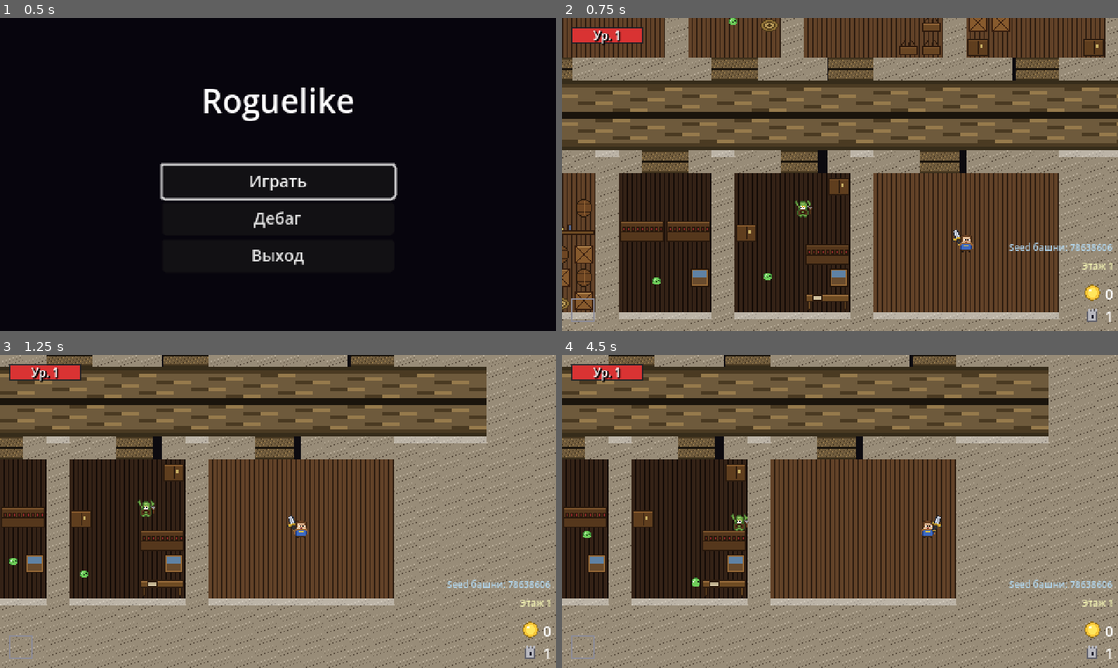
Above: before the commit, frames 1-4 (two rows, left to right).
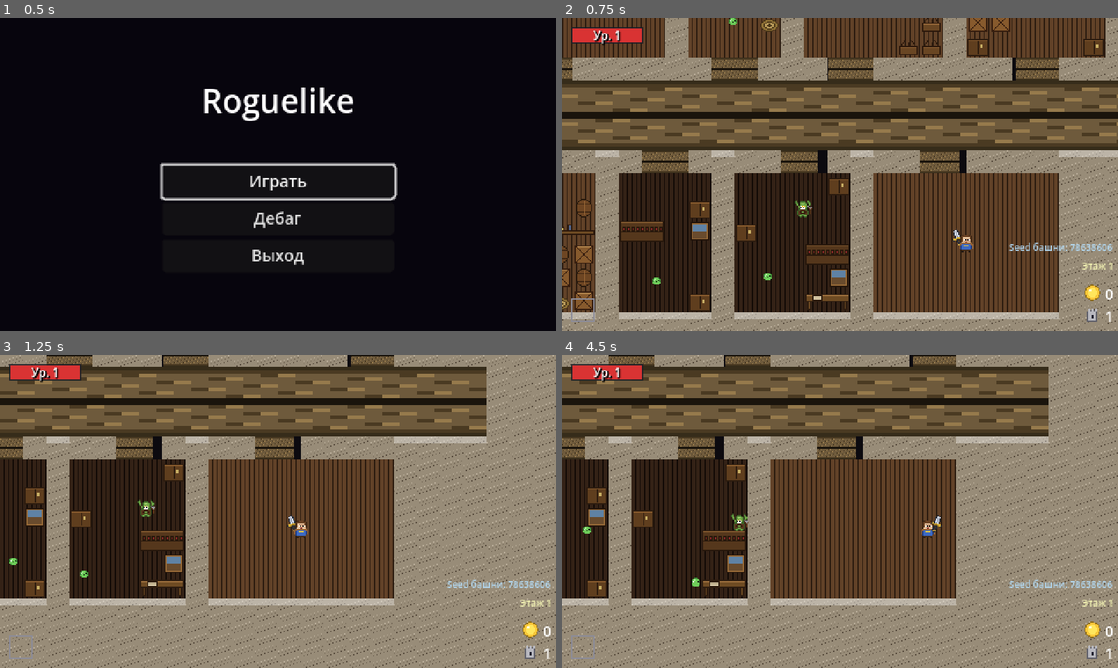
Above: after the commit, the same moments.

Repository: slartus/roguelike-game
Game: Godot game, scene res://scenes/ui/title_screen.tscn
The game is run twice, just before and just after one commit, with the same random seed, the same clock (stepped at 60 frames per second) and the same inputs.
Inputs (mouse positions are in pixels of both pictures, inside the frame that each line leads up to):
- Up to frame 1 (0.5 s): no input
- Up to frame 2 (0.75 s): click "Играть" at 0.5 s
- Up to frame 3 (1.25 s): no input
- Up to frame 4 (4.5 s): tap Enter (ui_accept) at 1.25, 1.52 s; move the mouse to (962, 495) at 1.27 s; press the mouse at (962, 495) at 1.28 s; hold D (move_right) 1.28-2 s; release the mouse at (962, 495) at 2 s; drag from (728, 527) to (812, 574) at 2.02 s; move the mouse to (895, 442) at 2.77 s; hold D (move_right) 2.78-3.5 s; hold Shift 2.78-3.5 s; drag from (812, 574) to (673, 464) at 3.52 s; move the mouse to (1006, 558) at 4.27 s; hold A (move_left) from 4.28 s (still down); tap Ctrl at 4.35 s

Frame 1 is identical in both runs. In frame 2, 0.8% of the frame differs, in the area x 19-27%, y 58-94%; in frame 3, 0.8%; in frame 4, 0.9%, in the area x 0-8%, y 42-78%.

Commit message:
fix(dungeon): props no longer wall off enemy spawns from doors
_would_keep_connected checked only that all door_cells stay connected
after each blocking placement. In single-door rooms the check
short-circuited to true, and even in multi-door rooms a bulky prop
placed between a door and an enemy spawn would keep doors connected
via a different path while cutting the spawn off. AStar then returned
an empty path from spawn to player and the enemy was stuck — visually
"items blocked the passage to the mob".

Extend the check from door_cells to critical_cells = door_cells ∪
(external_reservations ∩ room_cells). External reservations already
carry the important anchors (player_start, exit, chest, enemy_spawn
clear-radius), so all must-reach cells become part of the BFS
requirement.

- Migrate the connectivity chain (_try_place_prop, _place_signature,
  _place_category_until_budget, _place_non_blocking,
  _place_gameplay_props, _try_place_gameplay_prop) to accept
  critical_cells as Dictionary<Vector2i, true> — O(1) lookup in the
  hot BFS boundary check.
- Keep door_cells for _is_near_door in the hazard-placement path —
  hazards must avoid actual doorways, not any anchor.
- Regression tests: two unit tests exercising isolated reservations
  across seeds, plus an integration test asserting AStar has a path
  from player_start to every enemy_spawn on a real Floor.
- Sync docs/gamedesign/dungeon.md — the connectivity guarantee now
  covers all critical anchors, not just doorways.

Side fixes (unhidden by touching the same test file):
- Type end/origin/touches_wall in three pre-existing tests so GUT can
  parse the file (it was silent-skipping the whole file, hiding my
  regression tests too).
- test_plan_places_signature_prop_in_machine_room accepted only
  rune_engine/alchemical_vat but signature traverses
  [wall_adjacent, large, floor] and picks workbench first. Broaden
  the assertion to any characteristic machine_room prop.
- test_small_room_remains_sparse looped over an empty placements
  array, GUT flagged risky. Replace with explicit blocking_count
  assert.

Diff:
--- a/scenes/dungeon/room_decoration_planner.gd
+++ b/scenes/dungeon/room_decoration_planner.gd
@@ -145,6 +145,21 @@
 	# anchor'ов. Это уже сделано через external_reservations, если Floor.gd
 	# передал clear zone — планировщик здесь просто уважает уже занятое.
 
+	# critical_cells — anchor'ы, обязанные оставаться взаимно достижимыми
+	# через свободные клетки после каждого blocking placement'а. Включает
+	# door_cells (входы в комнату) + external_reservations (player_start /
+	# exit / chest / enemy_spawn с clear-radius), попавшие внутрь room_cells.
+	# Corridor route reservations сюда НЕ включаются — это защитная
+	# разметка маршрута между дверьми, а не must-reach anchor.
+	# Без anchor'ов enemy_spawn'а _would_keep_connected пропускал бы
+	# placement, отрезающий моба от двери — AI не мог найти путь к игроку.
+	# Возвращаем dict Vector2i → true: BFS-check дёргает `.has()` на
+	# каждый шаг за пределы room, а он вызывается на каждое blocking
+	# placement — на плотных этажах linear scan заметен.
+	var critical_cells := _collect_critical_cells(
+		room_cells, door_cells, external_reservations,
+	)
+
 	# Порядок placement: signature → wall-adjacent → large → floor → wall
 	# surface → decals. Blocking placement всегда проверяет connectivity.
 	var placements: Array = []
@@ -156,7 +171,7 @@
 	if not is_tiny:
 		# Signature prop — характерный объект комнаты. Пытаемся поставить.
 		var signature_result := _place_signature(
-			grid, room_cells, role_key, zone_key, rng, door_cells, room_index,
+			grid, room_cells, role_key, zone_key, rng, critical_cells, room_index,
 		)
 		if signature_result != null:
 			placements.append(signature_result)
@@ -165,34 +180,34 @@
 		# Wall-adjacent (шкафы, стеллажи, verstack).
 		blocked_area_cells = _place_category_until_budget(
 			placements, grid, room_cells, role_key, zone_key, rng,
-			door_cells, room_index, _DEF.CATEGORY_WALL_ADJACENT_PROP,
+			critical_cells, room_index, _DEF.CATEGORY_WALL_ADJACENT_PROP,
 			blocked_area_cells, blocking_budget,
 		)
 
 		# Large props (котёл, рунический двигатель, sтaлагмит).
 		blocked_area_cells = _place_category_until_budget(
 			placements, grid, room_cells, role_key, zone_key, rng,
-			door_cells, room_index, _DEF.CATEGORY_LARGE_PROP,
+			critical_cells, room_index, _DEF.CATEGORY_LARGE_PROP,
 			blocked_area_cells, blocking_budget,
 		)
 
 		# Floor props (столы, стулья, ящики, бочки).
 		blocked_area_cells = _place_category_until_budget(
 			placements, grid, room_cells, role_key, zone_key, rng,
-			door_cells, room_index, _DEF.CATEGORY_FLOOR_PROP,
+			critical_cells, room_index, _DEF.CATEGORY_FLOOR_PROP,
 			blocked_area_cells, blocking_budget,
 		)
 
 	# Wall surfaces (картины, трубы, вентили, цепи) — non-blocking.
 	_place_non_blocking(
 		placements, grid, room_cells, role_key, zone_key, rng,
-		door_cells, room_index, _DEF.CATEGORY_WALL_SURFACE,
+		critical_cells, room_index, _DEF.CATEGORY_WALL_SURFACE,
 	)
 
 	# Floor decals (ковёр, кости, щебень, корни, решётка) — non-blocking.
 	_place_non_blocking(
 		placements, grid, room_cells, role_key, zone_key, rng,
-		door_cells, room_index, _DEF.CATEGORY_FLOOR_DECAL,
+		critical_cells, room_index, _DEF.CATEGORY_FLOOR_DECAL,
 	)
 
 	# Gameplay pass (PR4): destructibles / hazards / lore идут последним,
@@ -202,7 +217,7 @@
 	if not is_tiny:
 		_place_gameplay_props(
 			placements, grid, room_cells, role_key, zone_key, rng,
-			door_cells, room_index, floor_counts, layout,
+			door_cells, critical_cells, room_index, floor_counts, layout,
 		)
 
 	for p in placements:
@@ -222,7 +237,7 @@
 	role_key: StringName,
 	zone_key: StringName,
 	rng: RandomNumberGenerator,
-	door_cells: Array,
+	critical_cells: Dictionary,
 	room_index: int,
 ) -> Placement:
 	# Signature — «характерный» prop роли: bed для bedroom, boiler для
@@ -244,7 +259,7 @@
 		)
 		for def in candidates:
 			var d: EnvironmentPropDefinition = def
-			var placement := _try_place_prop(grid, room_cells, d, rng, door_cells, room_index)
+			var placement := _try_place_prop(grid, room_cells, d, rng, critical_cells, room_index)
 			if placement != null:
 				return placement
 	return null
@@ -256,7 +271,7 @@
 	role_key: StringName,
 	zone_key: StringName,
 	rng: RandomNumberGenerator,
-	door_cells: Array,
+	critical_cells: Dictionary,
 	room_index: int,
 	category: StringName,
 	blocked_area_cells: int,
@@ -274,7 +289,7 @@
 		if candidates.is_empty():
 			return current
 		var def: EnvironmentPropDefinition = _pick_weighted(candidates, rng)
-		var placement := _try_place_prop(grid, room_cells, def, rng, door_cells, room_index)
+		var placement := _try_place_prop(grid, room_cells, def, rng, critical_cells, room_index)
 		if placement == null:
 			continue
 		placements.append(placement)
@@ -288,7 +303,7 @@
 	role_key: StringName,
 	zone_key: StringName,
 	rng: RandomNumberGenerator,
-	door_cells: Array,
+	critical_cells: Dictionary,
 	room_index: int,
 	category: StringName,
 ) -> void:
@@ -308,7 +323,7 @@
 	while placed < placement_budget and attempts < max_attempts:
 		attempts += 1
 		var def: EnvironmentPropDefinition = _pick_weighted(candidates, rng)
-		var placement := _try_place_prop(grid, room_cells, def, rng, door_cells, room_index)
+		var placement := _try_place_prop(grid, room_cells, def, rng, critical_cells, room_index)
 		if placement != null:
 			placements.append(placement)
 			placed += 1
@@ -337,6 +352,7 @@
 	zone_key: StringName,
 	rng: RandomNumberGenerator,
 	door_cells: Array,
+	critical_cells: Dictionary,
 	room_index: int,
 	floor_counts: Dictionary,
 	layout: DungeonLayout,
@@ -378,7 +394,7 @@
 		if not _gameplay_budget_available(def, room_counts, floor_counts):
 			continue
 		var placement := _try_place_gameplay_prop(
-			def, grid, room_cells, rng, door_cells, room_index,
+			def, grid, room_cells, rng, door_cells, critical_cells, room_index,
 		)
 		if placement == null:
 			continue
@@ -408,6 +424,7 @@
 	room_cells: Rect2i,
 	rng: RandomNumberGenerator,
 	door_cells: Array,
+	critical_cells: Dictionary,
 	room_index: int,
 ) -> Placement:
 	# Тот же placement primitive, что для декоративных props — но с
@@ -421,7 +438,7 @@
 		if def.is_hazard() and _is_near_door(origin, def.footprint_cells, door_cells, 1):
 			continue
 		if def.blocks_movement:
-			if not _would_keep_connected(grid, room_cells, origin, def.footprint_cells, door_cells):
+			if not _would_keep_connected(grid, room_cells, origin, def.footprint_cells, critical_cells):
 				continue
 		var occ_kind: int = OCC_BLOCKED if def.blocks_movement else OCC_FREE
 		# Non-blocking gameplay props (пока таких нет, но контракт готов)
@@ -472,12 +489,13 @@
 	room_cells: Rect2i,
 	def: EnvironmentPropDefinition,
 	rng: RandomNumberGenerator,
-	door_cells: Array,
+	critical_cells: Dictionary,
 	room_index: int,
 ) -> Placement:
 	# Генерируем candidate origins по category. Пробуем по одному, первое
 	# успешное — placement. blocking props дополнительно проверяют что не
-	# ломают связность door_cells.
+	# ломают связность critical_cells (двери + must-reach anchors: spawn'ы,
+	# сундуки, входы/выходы).
 	var candidate_origins: Array = _candidate_origins(def, room_cells)
 	_shuffle(candidate_origins, rng)
 	for origin in candidate_origins:
@@ -485,7 +503,7 @@
 			continue
 		# Для blocking prop'ов — pre-check connectivity.
 		if def.blocks_movement:
-			if not _would_keep_connected(grid, room_cells, origin, def.footprint_cells, door_cells):
+			if not _would_keep_connected(grid, room_cells, origin, def.footprint_cells, critical_cells):
 				continue
 		# Success — фиксируем в grid и возвращаем Placement.
 		var occ_kind: int = OCC_FREE
@@ -575,12 +593,12 @@
 	room_cells: Rect2i,
 	blocking_origin: Vector2i,
 	blocking_footprint: Vector2i,
-	door_cells: Array,
+	critical_cells: Dictionary,
 ) -> bool:
 	# Копию делаем упрощённо: сохраняем оригинальные значения занятости
 	# только для клеток footprint'а, ставим их временно в OCC_BLOCKED,
 	# после проверки — восстанавливаем.
-	if door_cells.size() <= 1:
+	if critical_cells.size() <= 1:
 		return true
 	var saved: Array = []
 	for offset_x in blocking_footprint.x:
@@ -588,23 +606,25 @@
 			var cell: Vector2i = blocking_origin + Vector2i(offset_x, offset_y)
 			saved.append([cell, grid[cell]])
 			grid[cell] = OCC_BLOCKED
-	var connected := _all_doors_connected(grid, room_cells, door_cells)
+	var connected := _all_critical_connected(grid, room_cells, critical_cells)
 	for entry in saved:
 		grid[entry[0]] = entry[1]
 	return connected
 
-static func _all_doors_connected(
-	grid: Dictionary,
-	room_cells: Rect2i,
-	door_cells: Array,
+static func _all_critical_connected(
+	grid: Dictionary,
+	room_cells: Rect2i,
+	critical_cells: Dictionary,
 ) -> bool:
-	# BFS от первого door cell — все остальные должны быть достижимы через
+	# BFS от первой critical cell — все остальные должны быть достижимы через
 	# клетки, которые не OCC_BLOCKED (reserved, decal, wall_surface, free —
 	# все проходимы физически). AI ходит через AStar по 20px клеткам, blocking
-	# footprint ставит solid, всё остальное — passable.
-	if door_cells.is_empty():
+	# footprint ставит solid, всё остальное — passable. Dictionary keys —
+	# lookup O(1) в BFS-boundary check.
+	if critical_cells.is_empty():
 		return true
-	var start: Vector2i = door_cells[0]
+	var keys: Array = critical_cells.keys()
+	var start: Vector2i = keys[0]
 	var visited: Dictionary = {}
 	visited[start] = true
 	var queue: Array = [start]
@@ -614,24 +634,41 @@
 			var next_cell: Vector2i = cell + offset
 			if visited.has(next_cell):
 				continue
-			# Разрешаем ходить в пределах room + door_cells (двери могут быть
-			# чуть за room boundary — corridor cell).
-			if not room_cells.has_point(next_cell) and not _is_door_cell(next_cell, door_cells):
+			# Разрешаем ходить в пределах room + critical_cells (двери могут
+			# быть чуть за room boundary — corridor cell).
+			if not room_cells.has_point(next_cell) and not critical_cells.has(next_cell):
 				continue
 			if grid.has(next_cell) and grid[next_cell] == OCC_BLOCKED:
 				continue
 			visited[next_cell] = true
 			queue.append(next_cell)
-	for cell in door_cells:
+	for cell in keys:
 		if not visited.has(cell):
 			return false
 	return true
 
-static func _is_door_cell(cell: Vector2i, door_cells: Array) -> bool:
+static func _collect_critical_cells(
+	room_cells: Rect2i,
+	door_cells: Array,
+	external_reservations: Dictionary,
+) -> Dictionary:
+	# Собираем anchor'ы, которые должны оставаться взаимно достижимыми:
+	# двери комнаты (гарантируют вход/выход) + external reservations,
+	# попадающие внутрь room_cells (player_start / exit / chest / enemy
+	# spawn clear-radius). Возвращаем dict для O(1) lookup внутри BFS —
+	# двери и reservations могут пересекаться, dict сам дедупит.
+	# Порядок ключей стабилен: сначала двери, потом reservations — важно
+	# для детерминизма BFS start-точки при equal seed.
+	var result: Dictionary = {}
 	for door in door_cells:
-		if door == cell:
-			return true
-	return false
+		result[door] = true
+	for cell in external_reservations.keys():
+		if result.has(cell):
+			continue
+		if not _cell_in_rect(cell, room_cells):
+			continue
+		result[cell] = true
+	return result
 
 # --- Reservations -------------------------------------------------------
 
--- a/test/unit/test_prop_navigation_integration.gd
+++ b/test/unit/test_prop_navigation_integration.gd
@@ -153,6 +153,60 @@
 		assert_false(floor_node.floor_plan.blocked_cells.has(cell),
 			"после destroy клетка %s должна быть удалена из blocked_cells" % cell)
 
+func test_astar_path_exists_from_player_start_to_each_enemy_spawn() -> void:
+	# Regression: пропы не должны отрезать enemy_spawn'ы от player_start.
+	# Раньше planner в _would_keep_connected проверял только door_cells,
+	# и в комнатах с одной дверью (или между door и spawn'ом внутри
+	# любой комнаты) мебель могла оставить моба недостижимым — AI
+	# получал пустой путь и не двигался, "предметы блокировали проход".
+	# Тест инстанциирует реальный Floor и через AStar убеждается, что
+	# путь от player_start до каждого spawn'а существует.
+	var candidate_seeds: Array[int] = [20250711, 987654, 42, 100, 12345, 555, 314159, 20250712]
+	var candidate_floors: Array[int] = [4, 5, 6, 7, 8]
+	var checked: int = 0
+	for seed_v in candidate_seeds:
+		for floor_v in candidate_floors:
+			GameState.tower_seed = seed_v
+			GameState.current_floor_number = floor_v
+			var f = _FLOOR_SCENE.instantiate()
+			add_child(f)
+			await get_tree().process_frame
+			if not f.enemy_spawn_positions.is_empty():
+				var start_cell: Vector2i = Vector2i(
+					int(f.player_start.x) / TILE,
+					int(f.player_start.y) / TILE,
+				)
+				var start_ok: bool = (
+					f.astar_grid.region.has_point(start_cell)
+					and not f.astar_grid.is_point_solid(start_cell)
+				)
+				if start_ok:
+					for spawn_pos in f.enemy_spawn_positions:
+						var spawn_cell: Vector2i = Vector2i(
+							int(spawn_pos.x) / TILE,
+							int(spawn_pos.y) / TILE,
+						)
+						if not f.astar_grid.region.has_point(spawn_cell):
+							continue
+						# spawn попал в solid (пиксельное совпадение со
+						# стеной) — отдельная проблема генератора, не
+						# planner'а.
+						if f.astar_grid.is_point_solid(spawn_cell):
+							continue
+						var path: PackedVector2Array = f.astar_grid.get_point_path(start_cell, spawn_cell)
+						assert_gt(path.size(), 0,
+							"seed=%d floor=%d: AStar не нашёл путь от player_start %s до enemy_spawn %s — spawn отрезан пропами" % [
+								seed_v, floor_v, start_cell, spawn_cell,
+							])
+						checked += 1
+			# Явно освобождаем Floor, чтобы 40 сцен не жили одновременно
+			# в scene tree и не жгли physics tick'и.
+			f.queue_free()
+			await get_tree().process_frame
+	# Guard: тест должен что-то реально проверить, иначе silent-green.
+	assert_gt(checked, 0,
+		"тест не проверил ни одной пары player_start ↔ enemy_spawn — регрессия в генераторе?")
+
 func test_all_doors_of_room_remain_connected() -> void:
 	# Основной инвариант: планировщик не должен перекрыть маршрут между
 	# двумя дверьми одной комнаты. Проверяем через реальный layout — берём
--- a/test/unit/test_room_decoration_planner.gd
+++ b/test/unit/test_room_decoration_planner.gd
@@ -61,9 +61,16 @@
 	var layout := _make_room_layout("machine_room", "technical", Rect2i(Vector2i(0, 0), Vector2i(7, 7)))
 	var plan := _PLANNER.plan_floor(layout, {}, 12345, 9)
 	var ids := plan.placements.map(func(p): return p.def.id)
+	# Signature перебирает categories в порядке `[wall_adjacent, large, floor]`
+	# — для machine_room подходят и workbench (wall_adjacent), и
+	# rune_engine / alchemical_vat / boiler (large). Signature = «характерный
+	# prop роли», а не строго «fantasy machine» — verstack тоже характерен.
 	assert_true(
-		ids.has(_CATALOG.PROP_RUNE_ENGINE) or ids.has(_CATALOG.PROP_ALCHEMICAL_VAT),
-		"machine_room должен получить fantasy машину. placements=%s" % [ids],
+		ids.has(_CATALOG.PROP_WORKBENCH)
+		or ids.has(_CATALOG.PROP_RUNE_ENGINE)
+		or ids.has(_CATALOG.PROP_ALCHEMICAL_VAT)
+		or ids.has(_CATALOG.PROP_BOILER),
+		"machine_room должен получить характерный prop роли. placements=%s" % [ids],
 	)
 
 func test_plan_places_boiler_in_boiler_room() -> void:
@@ -136,7 +143,7 @@
 	var plan := _PLANNER.plan_floor(layout, {}, 77, 4)
 	for placement in plan.placements:
 		var origin: Vector2i = placement.cell_origin
-		var end := origin + placement.footprint_cells
+		var end: Vector2i = origin + placement.footprint_cells
 		assert_true(origin.x >= room_rect.position.x,
 			"prop %s origin.x < room.x (%d < %d)" % [placement.def.id, origin.x, room_rect.position.x])
 		assert_true(origin.y >= room_rect.position.y,
@@ -154,9 +161,9 @@
 		var d: EnvironmentPropDefinition = placement.def
 		if not d.is_wall_adjacent():
 			continue
-		var origin := placement.cell_origin
-		var end := origin + placement.footprint_cells
-		var touches_wall := (
+		var origin: Vector2i = placement.cell_origin
+		var end: Vector2i = origin + placement.footprint_cells
+		var touches_wall: bool = (
 			origin.x == room_rect.position.x
 			or origin.y == room_rect.position.y
 			or end.x == room_rect.position.x + room_rect.size.x
@@ -173,9 +180,9 @@
 		var d: EnvironmentPropDefinition = placement.def
 		if not d.is_wall_surface():
 			continue
-		var origin := placement.cell_origin
-		var end := origin + placement.footprint_cells
-		var touches_wall := (
+		var origin: Vector2i = placement.cell_origin
+		var end: Vector2i = origin + placement.footprint_cells
+		var touches_wall: bool = (
 			origin.x == room_rect.position.x
 			or origin.y == room_rect.position.y
 			or end.x == room_rect.position.x + room_rect.size.x
@@ -186,11 +193,18 @@
 
 func test_small_room_remains_sparse() -> void:
 	# 2x2 room — только decals или ничего. Blocking мебель не должен появляться.
+	# Считаем blocking placements явно — если план пустой, assert_eq всё
+	# равно фиксирует контракт; иначе GUT считает тест risky.
 	var layout := _make_room_layout("small_room", "residential", Rect2i(Vector2i(0, 0), Vector2i(2, 2)))
 	var plan := _PLANNER.plan_floor(layout, {}, 12345, 3)
-	for placement in plan.placements:
-		assert_false(placement.def.blocks_movement,
-			"маленькая комната не должна получать blocking prop %s" % placement.def.id)
+	var blocking_count: int = 0
+	for placement in plan.placements:
+		if placement.def.blocks_movement:
+			blocking_count += 1
+	assert_eq(blocking_count, 0,
+		"маленькая комната не должна получать blocking props. placements=%s" % [
+			plan.placements.map(func(p): return p.def.id),
+		])
 
 func test_boss_arena_not_filled_with_blocking_props() -> void:
 	# Boss арена достаточно большая, но роль boss_arena блокировать не даём.
@@ -225,3 +239,89 @@
 		"planner не должен сдвигать player_start")
 	assert_eq(layout_a.exit_position, layout_b.exit_position,
 		"planner не должен сдвигать exit")
+
+# --- Regression: связность enemy_spawn с door_cells ---------------------
+
+func test_reserved_anchor_stays_reachable_from_door_across_seeds() -> void:
+	# Regression: раньше _would_keep_connected проверял связность только
+	# door_cells. Layout без corridors → door_cells пусто; два
+	# reservation'а по углам служат critical anchors — по-старому
+	# critical_cells.size() <= 1 shortcut пропускал check, теперь оба
+	# входят в critical_cells и BFS обязан оставить путь между ними.
+	# Warehouse — самая плотная роль (density_limit=0.28) → быстрее
+	# забивает комнату и ловит регрессию.
+	var room_rect := Rect2i(Vector2i(0, 0), Vector2i(8, 8))
+	var layout := _make_room_layout("warehouse", "residential", room_rect)
+	var anchor_a := Vector2i(0, 4)         # у левой стены (эмулирует дверь)
+	var anchor_b := Vector2i(7, 7)         # в дальнем углу (эмулирует enemy_spawn)
+	var reservations: Dictionary = {}
+	reservations[anchor_a] = true
+	reservations[anchor_b] = true
+	var seeds: Array[int] = [1, 2, 3, 42, 100, 500, 999, 12345, 20250711, 987654]
+	for seed_v in seeds:
+		var plan := _PLANNER.plan_floor(layout, reservations, seed_v, 4)
+		var blocked_local: Dictionary = plan.blocked_cells
+		assert_true(_bfs_reachable(anchor_a, anchor_b, room_rect, blocked_local),
+			"seed=%d: anchor %s изолирован от %s после placement'а. blocked=%s" % [
+				seed_v, anchor_b, anchor_a, blocked_local.keys(),
+			])
+
+func test_all_reservations_stay_mutually_reachable() -> void:
+	# Второй regression-случай: несколько enemy_spawn'ов и chest'ов в
+	# одной комнате должны все оставаться взаимно достижимыми, даже
+	# если каждая пара по отдельности прошла бы через свой соседний
+	# участок. Раньше это ловилось только между door_cells; теперь
+	# все reservation'ы считаются критическими.
+	var room_rect := Rect2i(Vector2i(0, 0), Vector2i(10, 10))
+	var layout := _make_room_layout("storage", "residential", room_rect)
+	var reservations: Dictionary = {}
+	# Симулируем: дверь в одном углу, spawn'ы и chest раскиданы по всей
+	# комнате. Все должны остаться в одном компоненте связности.
+	var anchors: Array[Vector2i] = [
+		Vector2i(0, 5),   # "door"
+		Vector2i(8, 1),   # spawn 1
+		Vector2i(1, 8),   # spawn 2
+		Vector2i(8, 8),   # chest
+	]
+	for a in anchors:
+		reservations[a] = true
+	var plan := _PLANNER.plan_floor(layout, reservations, 314159, 3)
+	for i in anchors.size():
+		for j in range(i + 1, anchors.size()):
+			assert_true(
+				_bfs_reachable(anchors[i], anchors[j], room_rect, plan.blocked_cells),
+				"anchors %s и %s должны быть взаимно достижимы, blocked=%s" % [
+					anchors[i], anchors[j], plan.blocked_cells.keys(),
+				])
+
+# --- BFS helper для regression-тестов -----------------------------------
+
+func _bfs_reachable(
+	from_cell: Vector2i,
+	to_cell: Vector2i,
+	room_rect: Rect2i,
+	blocked: Dictionary,
+) -> bool:
+	if from_cell == to_cell:
+		return true
+	var visited: Dictionary = {}
+	visited[from_cell] = true
+	var queue: Array = [from_cell]
+	while queue.size() > 0:
+		var cell: Vector2i = queue.pop_front()
+		for offset in [Vector2i(1, 0), Vector2i(-1, 0), Vector2i(0, 1), Vector2i(0, -1)]:
+			var nxt: Vector2i = cell + offset
+			if visited.has(nxt):
+				continue
+			# в пределах комнаты
+			if nxt.x < room_rect.position.x or nxt.x >= room_rect.position.x + room_rect.size.x:
+				continue
+			if nxt.y < room_rect.position.y or nxt.y >= room_rect.position.y + room_rect.size.y:
+				continue
+			if blocked.has(nxt):
+				continue
+			if nxt == to_cell:
+				return true
+			visited[nxt] = true
+			queue.append(nxt)
+	return false
Not shown, changed: docs/gamedesign/dungeon.md
